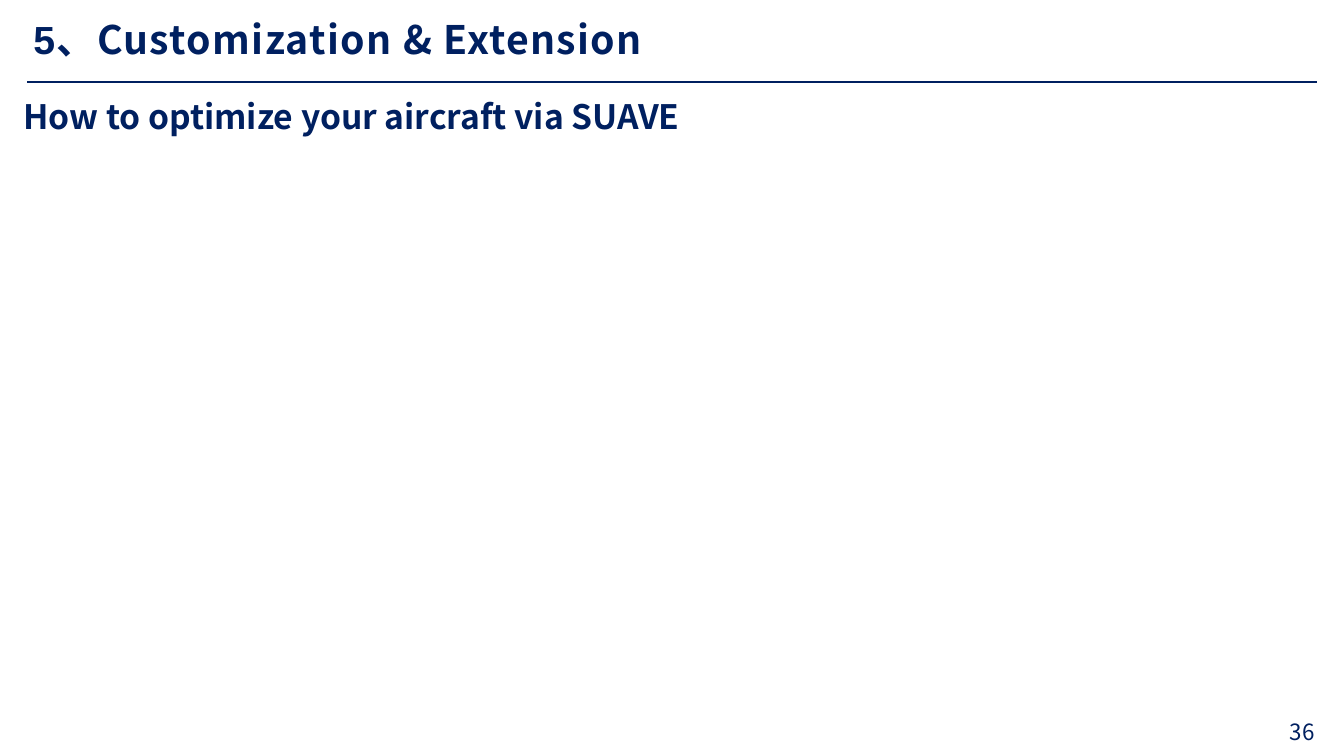
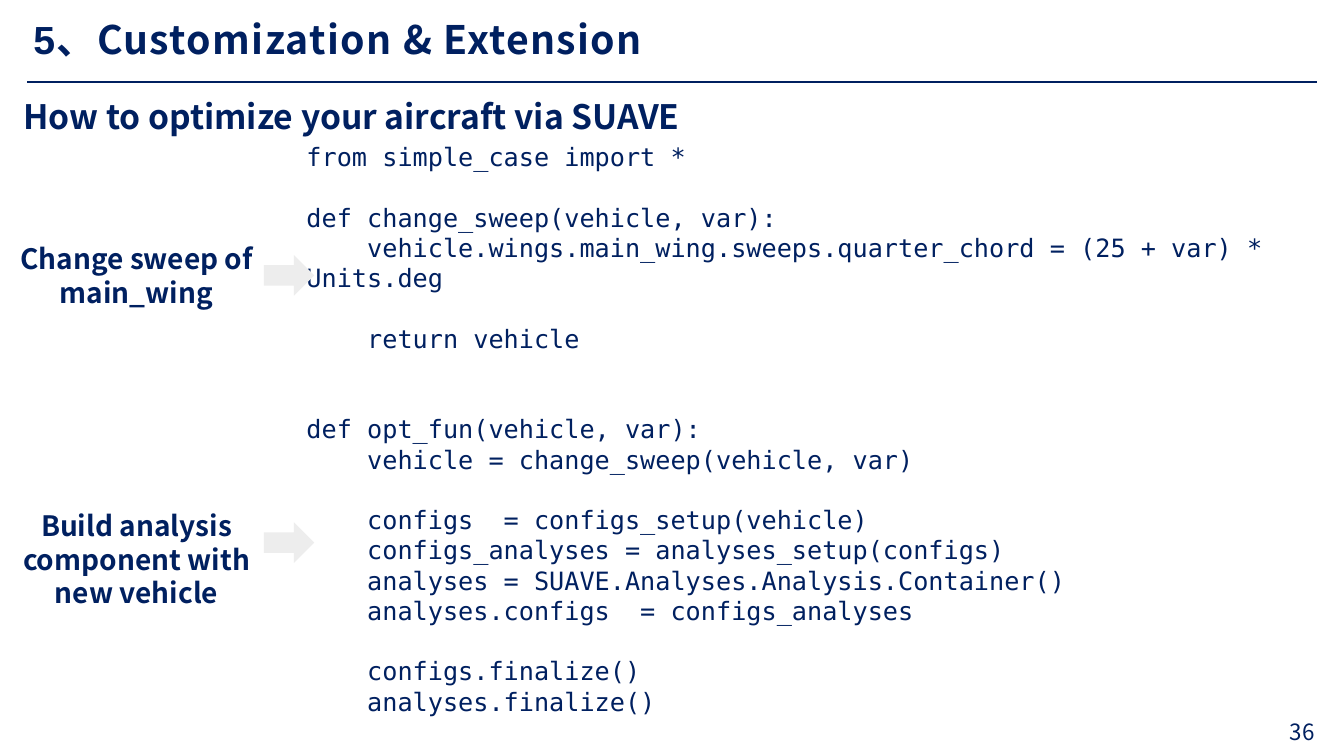
Before and after one commit to 7dinosaur/Obsidian, a slide deck: slide 36 of Design Conceptual Aircraft via SUAVE.pptx. Drawn at 1344x756 pixels with LibreOffice and Linux fonts; fonts in the diff are those of the drawing; background and template pictures are left out. Boxes give left, top, right and bottom in pixels: in the first picture for what was removed or moved away, otherwise in the second. Text is boxed around its words. In the diff, an @@ line names an element or a change of style, - is before the commit and + after.

```diff
--- a/Design Conceptual Aircraft via SUAVE.pptx
+++ b/Design Conceptual Aircraft via SUAVE.pptx
@@ text added at [306, 146, 1232, 686], 18 pt, text #002060 @@
+from simple_case import *
+def change_sweep(vehicle, var):
+vehicle.wings.main_wing.sweeps.quarter_chord = (25 + var) * Units.deg
+return vehicle
+def opt_fun(vehicle, var):
+vehicle = change_sweep(vehicle, var)
+configs = configs_setup(vehicle)
+configs_analyses = analyses_setup(configs)
+analyses = SUAVE.Analyses.Analysis.Container()
+analyses.configs = configs_analyses
+configs.finalize()
+analyses.finalize()
@@ text added at [20, 246, 253, 310], 20 pt, text #002060, bold @@
+Change sweep of main_wing
@@ right arrow added at [264, 255, 315, 295], fill #EDEDED @@
@@ text added at [23, 513, 250, 604], 20 pt, text #002060, bold @@
+Build analysis component with new vehicle
@@ right arrow added at [264, 522, 315, 563], fill #EDEDED @@
```
Also in this commit, not shown: 5 other slides changed, 1 slide added, 3 other files.
